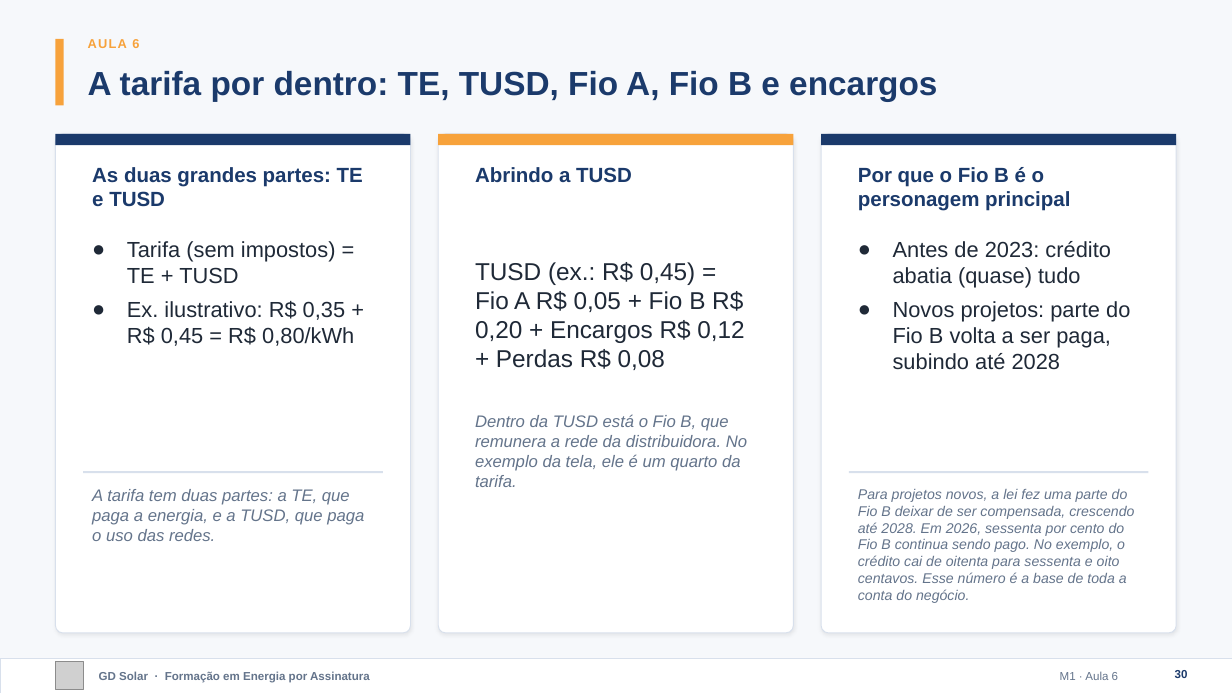
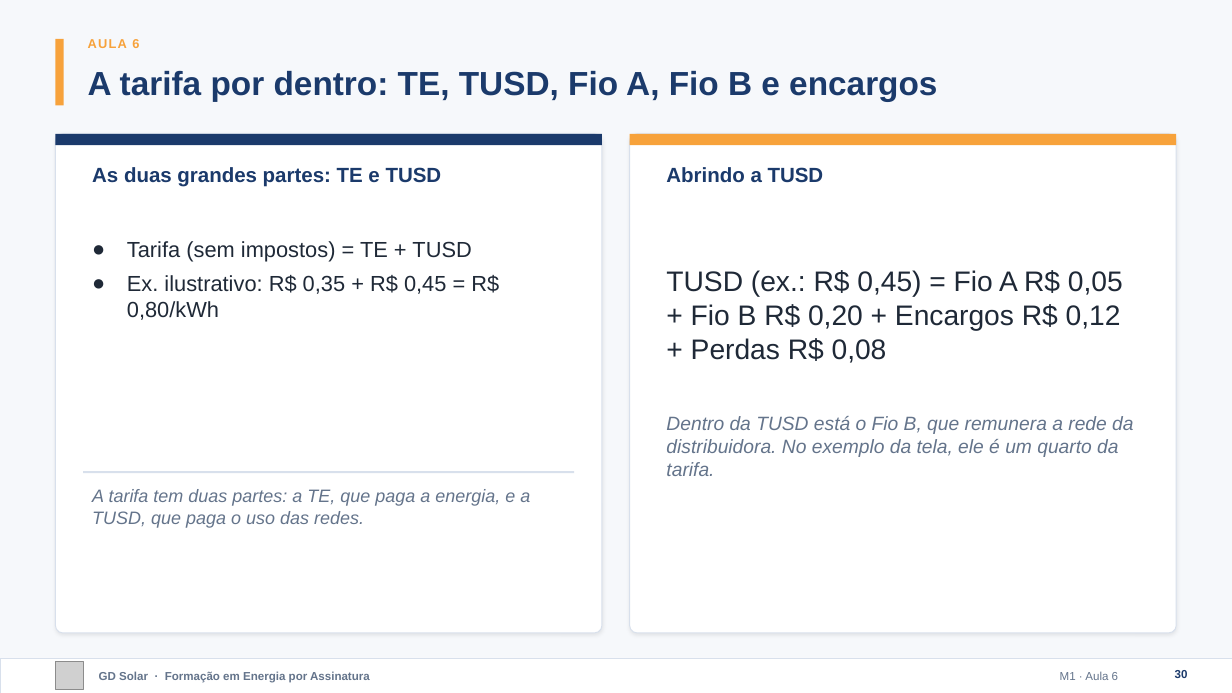
Before and after one commit to marcelo-braga-dev/casaverde, a slide deck: slide 30 of docs/curso/slides/m01-fundamentos.pptx. Drawn at 1232x693 pixels with LibreOffice and Linux fonts; fonts in the diff are those of the drawing; grey boxes stand for pictures. Boxes give left, top, right and bottom in pixels: in the first picture for what was removed or moved away, otherwise in the second. Text is boxed around its words. In the diff, an @@ line names an element or a change of style, - is before the commit and + after.

```diff
--- a/docs/curso/slides/m01-fundamentos.pptx
+++ b/docs/curso/slides/m01-fundamentos.pptx
@@ rounded rectangle: place and size @@
-rounded rectangle at <box>55,134,410,633</box>
+rounded rectangle at <box>55,134,603,633</box>
@@ rounded rectangle at <box>55,134,603,633</box>: proportions changed @@
@@ rectangle: place and size @@
-rectangle at <box>55,134,410,145</box>
+rectangle at <box>55,134,603,145</box>
@@ rounded rectangle at <box>630,134,1177,633</box>: proportions changed @@
@@ rounded rectangle: place and size @@
-rounded rectangle at <box>438,134,793,633</box>
+rounded rectangle at <box>630,134,1177,633</box>
@@ rectangle: place and size @@
-rectangle at <box>438,134,793,145</box>
+rectangle at <box>630,134,1177,145</box>
@@ rounded rectangle removed at <box>822,134,1177,633</box> @@
@@ rectangle removed at <box>822,134,1177,145</box> @@
@@ text "As duas grandes partes: TE ..." rewrapped from <box>92,167,363,207</box> to <box>92,167,442,187</box> @@
@@ text "Abrindo a TUSD": place and size @@
-text "Abrindo a TUSD" at <box>475,167,632,183</box>
+text "Abrindo a TUSD" at <box>666,167,824,183</box>
@@ text removed at <box>858,167,1070,211</box> @@
-Por que o Fio B é o personagem principal
@@ text "Tarifa (sem impostos) = TE ..." rewrapped from <box>127,241,354,346</box> to <box>127,241,499,320</box> @@
@@ text "TUSD (ex.: R$ 0,45) = ...": place and size @@
-text "TUSD (ex.: R$ 0,45) = ..." at <box>475,262,744,370</box>
+text "TUSD (ex.: R$ 0,45) = ..." at <box>666,270,1123,363</box>
@@ text "TUSD (ex.: R$ 0,45) = ..." at <box>666,270,1123,363</box>: size 19 to 22 pt @@
@@ text removed at <box>893,241,1130,370</box> @@
-● Antes de 2023: crédito abatia (quase) tudo
-● Novos projetos: parte do Fio B volta a ser paga, subindo até 2028
@@ text "Dentro da TUSD está o ...": place and size @@
-text "Dentro da TUSD está o ..." at <box>475,414,747,487</box>
+text "Dentro da TUSD está o ..." at <box>666,416,1133,476</box>
@@ text "Dentro da TUSD está o ..." at <box>666,416,1133,476</box>: size 13 to 15 pt @@
@@ rectangle: place and size @@
-rectangle at <box>83,471,383,473</box>
+rectangle at <box>83,471,575,473</box>
@@ rectangle removed at <box>849,471,1149,473</box> @@
@@ text "A tarifa tem duas partes: ..." at <box>92,489,530,528</box>: size 13 to 14 pt @@
@@ text removed at <box>858,489,1134,603</box> @@
-Para projetos novos, a lei fez uma parte do Fio B deixar de ser compensada, crescendo até 2028. Em 2026, sessenta por cento do Fio B continua sendo pago. No exemplo, o crédito cai de oitenta para sessenta e oito centavos. Esse número é a base de toda a conta do negócio.
```
Also in this commit, not shown: 17 other slides changed, 1 slide added, 16 other files.
